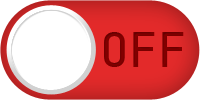
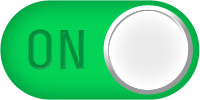
The second 200 x 100 image is a revision of the first. Changes to its layers:
hid group "Group 2" (3 layers) over [0, 0, 200, 100]
showed group "Group 1" (4 layers) over [0, 0, 200, 100]
